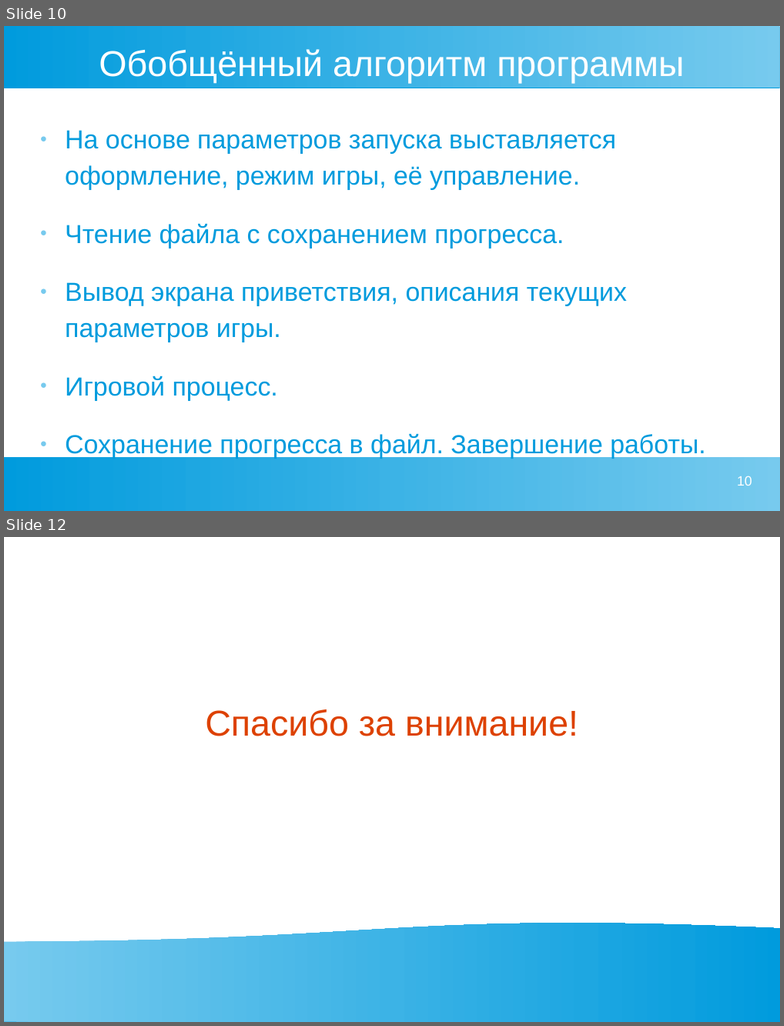
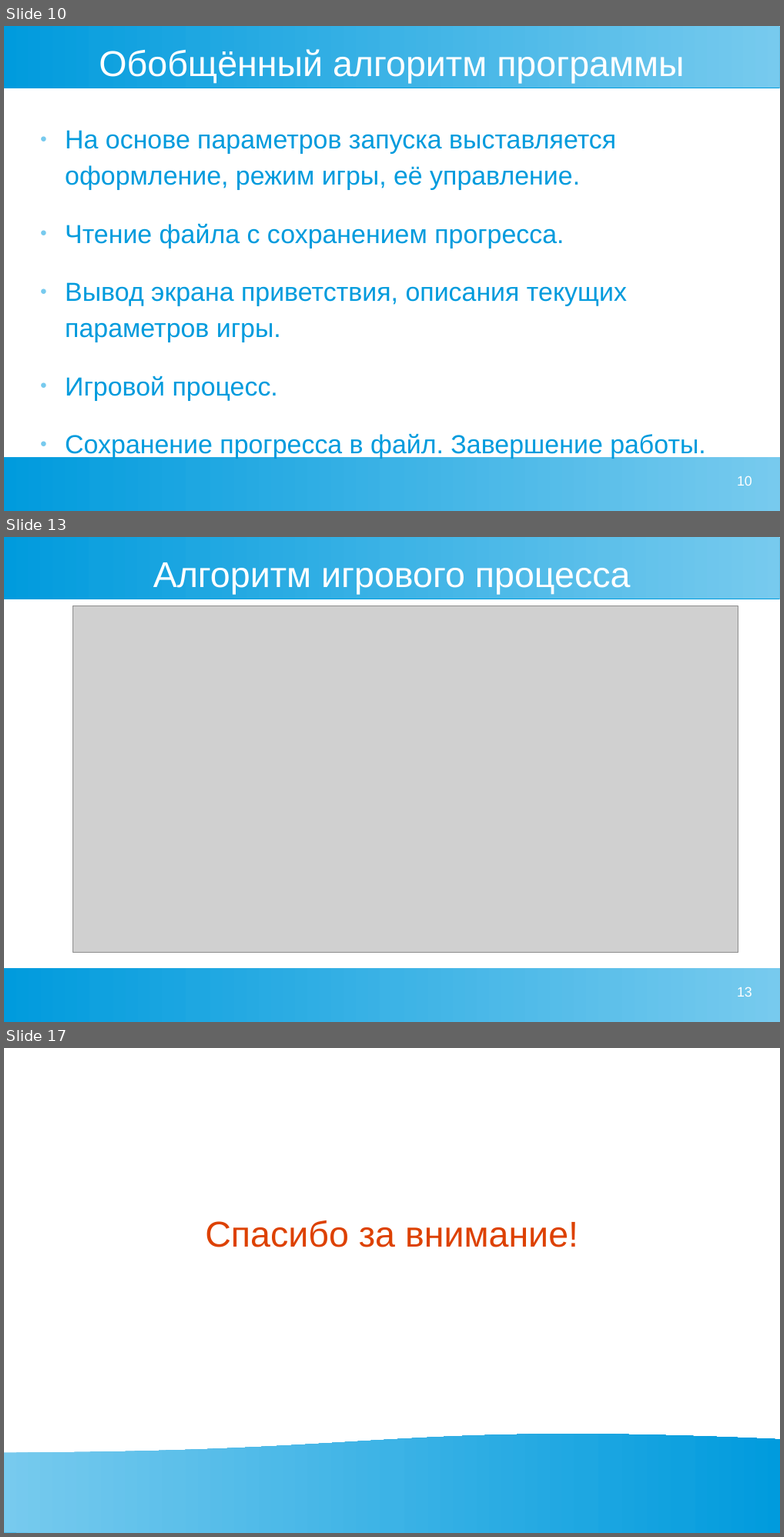
Before and after one commit to zhigunovsemyon/2048, a slide deck: presentation/Presentation.odp. Shown one above the other, each under a label of ours: slides 10 and 12 before the commit, slides 10, 13 and 17 after it; the slides between them are not shown. The pictures are 784x1026 and 784x1537 pixels, drawn with LibreOffice and Linux fonts; fonts in the diff are those of the drawing; grey boxes stand for pictures. Boxes give left, top, right and bottom in pixels: in the first picture for what was removed or moved away, otherwise in the second. Text is boxed around its words. In the diff, an @@ line names an element or a change of style, - is before the commit and + after.

```diff
--- a/presentation/Presentation.odp
+++ b/presentation/Presentation.odp
@@ slide 13 added at bbox=[4, 537, 780, 1022], background #FFFFFF; not listed: 2 template elements that a slide beside it also shows @@
@@ title added at bbox=[153, 562, 631, 594], 36.7 pt, text #FFFFFF @@
+Алгоритм игрового процесса
@@ picture added at bbox=[73, 606, 739, 953] @@
@@ page number added at bbox=[737, 987, 752, 997], 14 pt, text #FFFFFF @@
+13
@@ what was slide 12 is now slide 17 @@
```
Also in this commit, not shown: 1 slide changed, 4 other slides added, 5 other files.
